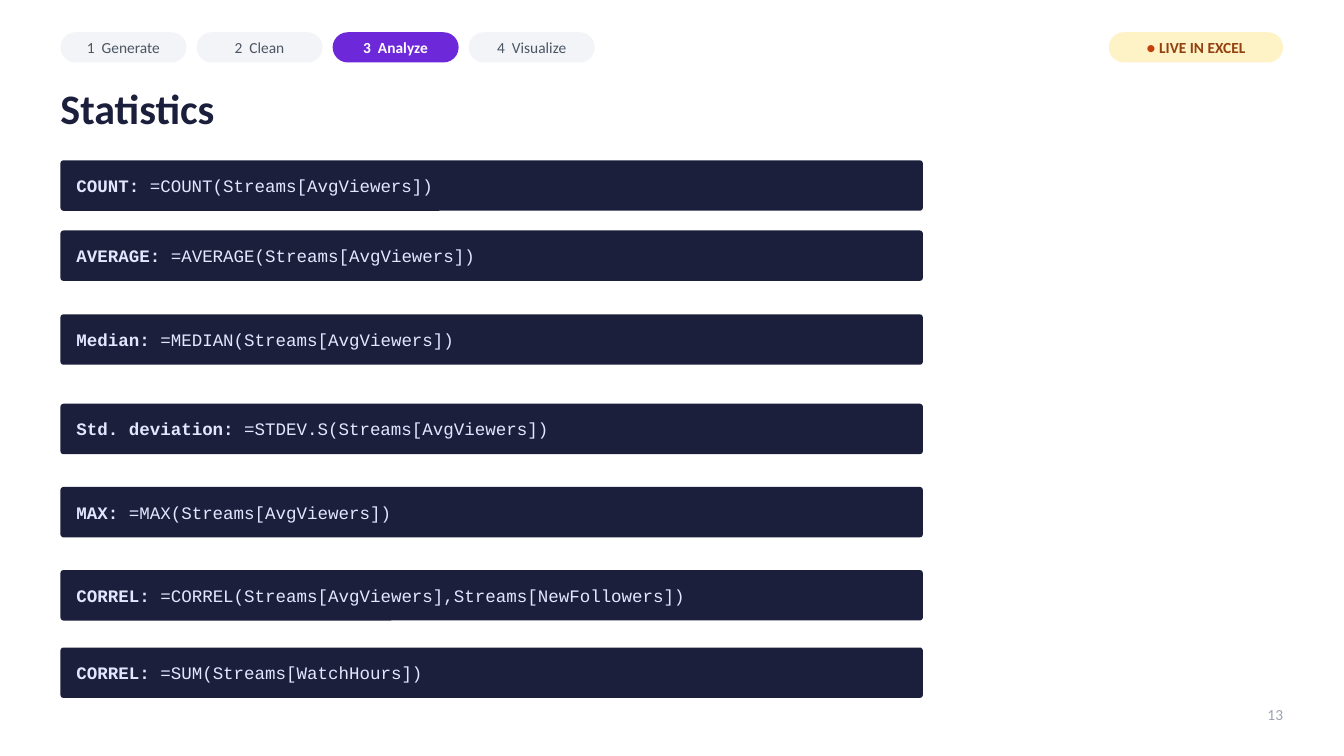
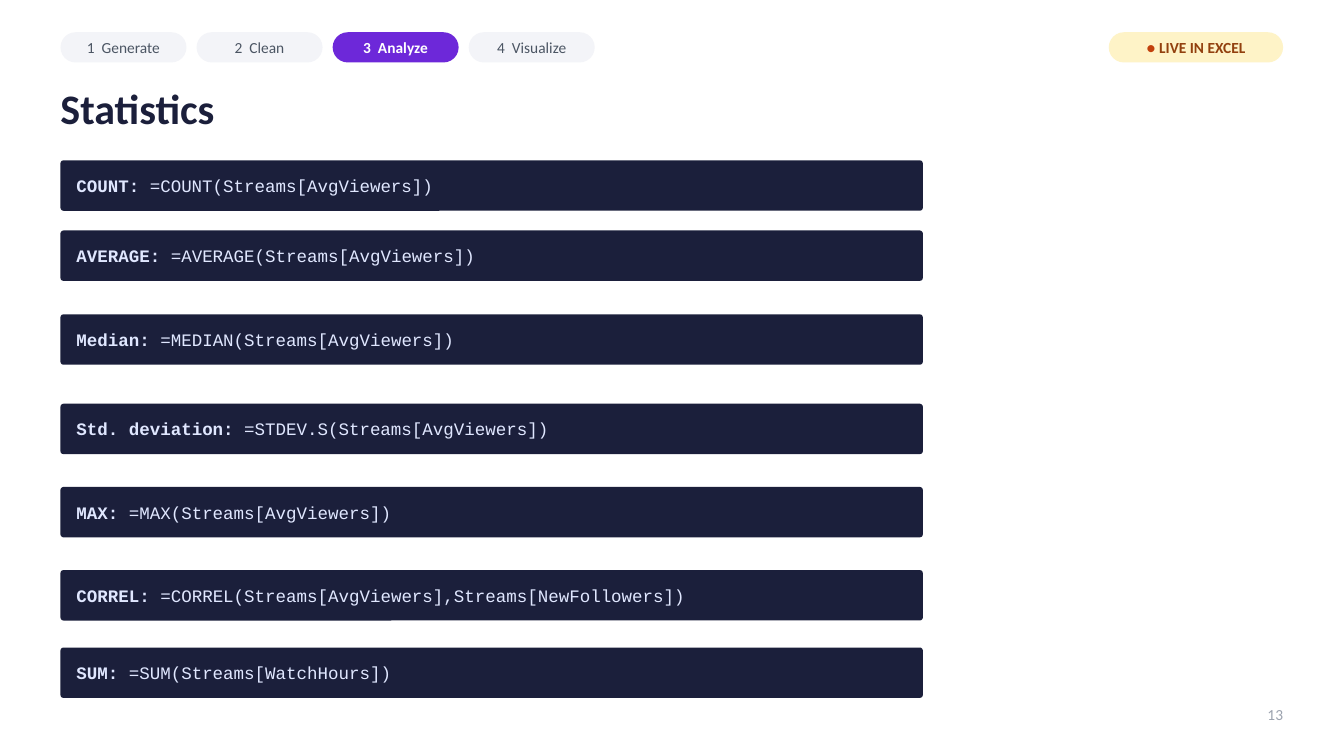
Before and after one commit to Z-lanlan/Z-lanlan.github.io, a slide deck: slide 14 of Excel_Tableau_Slides.pptx. Drawn at 1344x756 pixels with LibreOffice and Linux fonts; fonts in the diff are those of the drawing. Boxes give left, top, right and bottom in pixels: in the first picture for what was removed or moved away, otherwise in the second. Text is boxed around its words. In the diff, an @@ line names an element or a change of style, - is before the commit and + after.

```diff
--- a/Excel_Tableau_Slides.pptx
+++ b/Excel_Tableau_Slides.pptx
@@ text in rounded rectangle at <box>76,667,391,683</box>: text changed @@
-CORREL: =SUM(Streams[WatchHours])
+SUM: =SUM(Streams[WatchHours])
```
